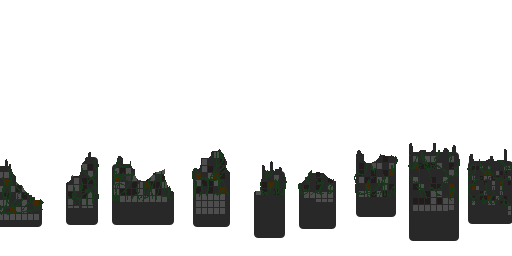
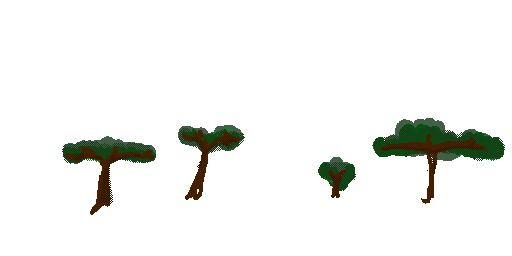
Layered file, before and after one edit (512x256). Changes by layer:
hid "Buildings1 Merged" over [0, 118, 512, 241]
showed "Leaves Merged" over [0, 118, 512, 241]
hid group "Building4" (2 layers) over [0, 118, 512, 241]
